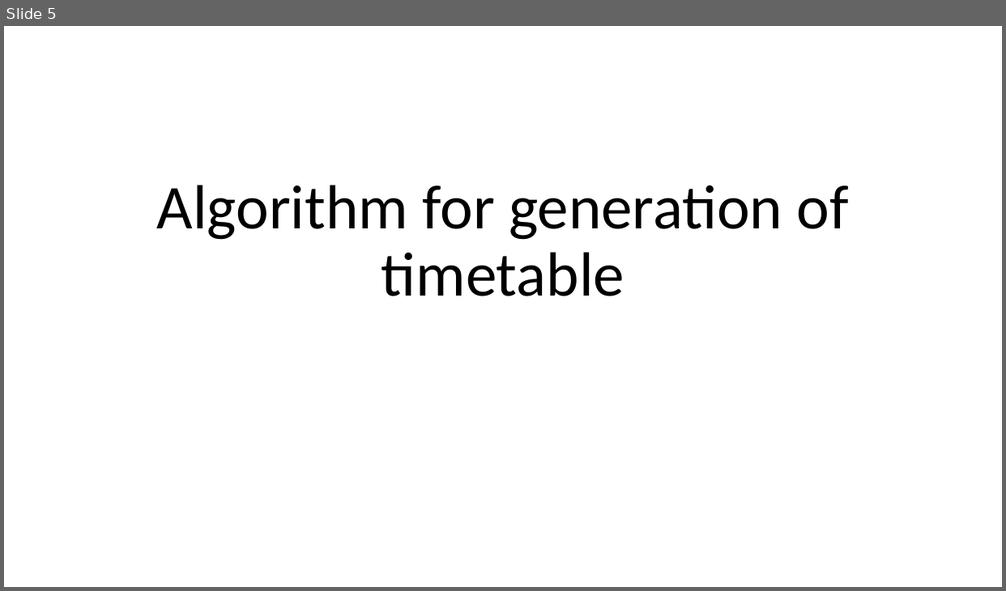
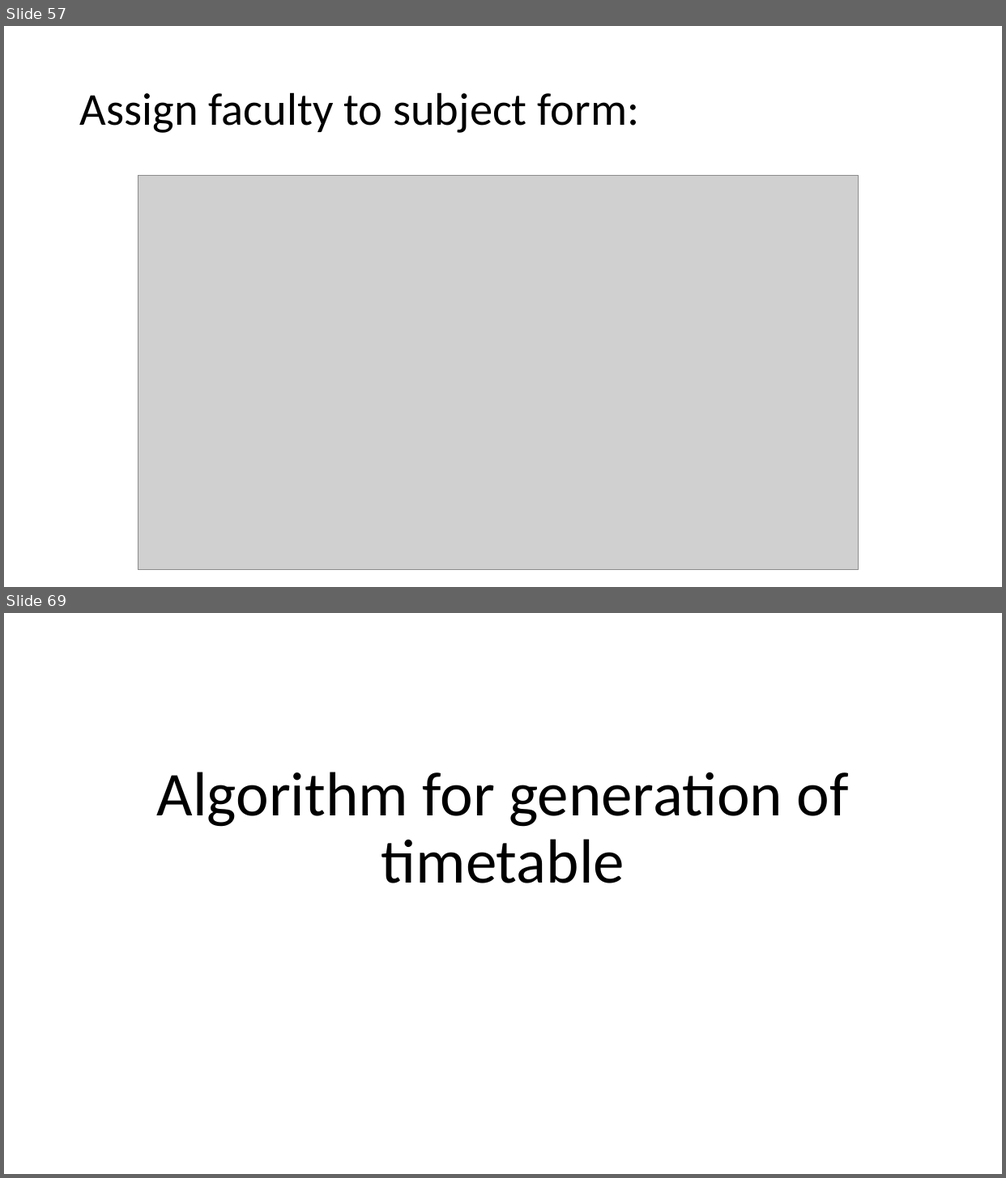
Before and after one commit to abhishekshaw21/Timetable, a slide deck: College Timetable Management System.pptx. Shown one above the other, each under a label of ours: slide 5 before the commit, slides 57 and 69 after it; the slides between them are not shown. The pictures are 1006x591 and 1006x1178 pixels, drawn with LibreOffice and Linux fonts; fonts in the diff are those of the drawing; grey boxes stand for pictures. Boxes give left, top, right and bottom in pixels: in the first picture for what was removed or moved away, otherwise in the second. Text is boxed around its words. In the diff, an @@ line names an element or a change of style, - is before the commit and + after.

```diff
--- a/College Timetable Management System.pptx
+++ b/College Timetable Management System.pptx
@@ slide 57 added at [4, 26, 1002, 587], background #FFFFFF @@
@@ title added at [80, 92, 640, 133], 44 pt, text #000000 @@
+Assign faculty to subject form:
@@ picture added at [138, 176, 859, 570] @@
@@ what was slide 5 is now slide 69 @@
```
Also in this commit, not shown: 1 slide changed, 65 other slides added, 3 slides removed.
